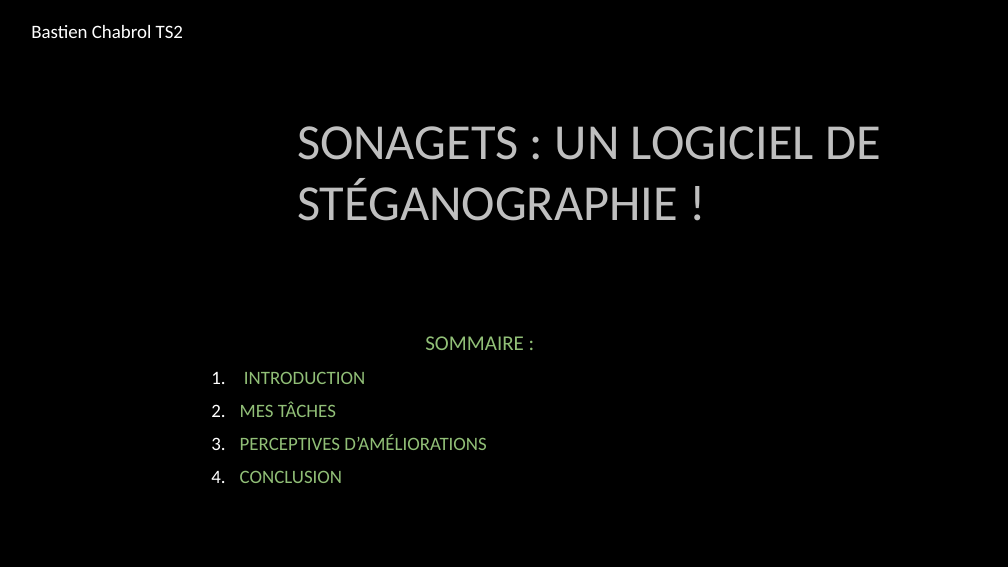
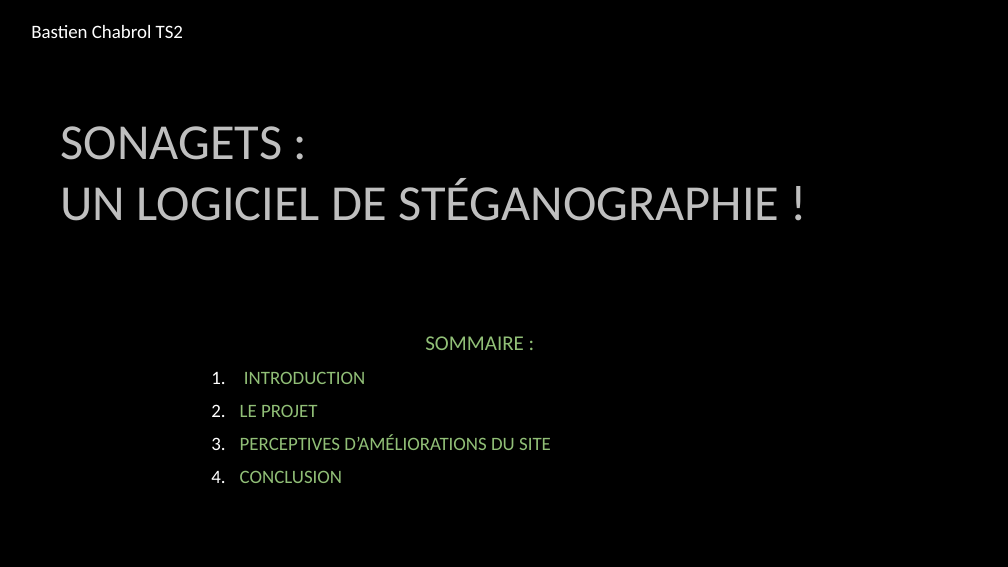
Before and after one commit to izio38/ISN, a slide deck: slide 1 of Présentation_Sonagets_Chabrol.pptx. Drawn at 1008x567 pixels with LibreOffice and Linux fonts; fonts in the diff are those of the drawing; background and template pictures are left out. Boxes give left, top, right and bottom in pixels: in the first picture for what was removed or moved away, otherwise in the second. Text is boxed around its words. In the diff, an @@ line names an element or a change of style, - is before the commit and + after.

```diff
--- a/Présentation_Sonagets_Chabrol.pptx
+++ b/Présentation_Sonagets_Chabrol.pptx
@@ title "SONAGETS : UN LOGICIEL DE ..." rewrapped from (x1=297, y1=126, x2=881, y2=221) to (x1=61, y1=126, x2=779, y2=221) @@
@@ subtitle at (x1=240, y1=404, x2=551, y2=450): text changed @@
-2. MES TÂCHES
-3. PERCEPTIVES D’AMÉLIORATIONS
+2. LE PROJET
+3. PERCEPTIVES D’AMÉLIORATIONS DU SITE
```
Also in this commit, not shown: 6 other slides changed, 2 slides added, 1 other file.
